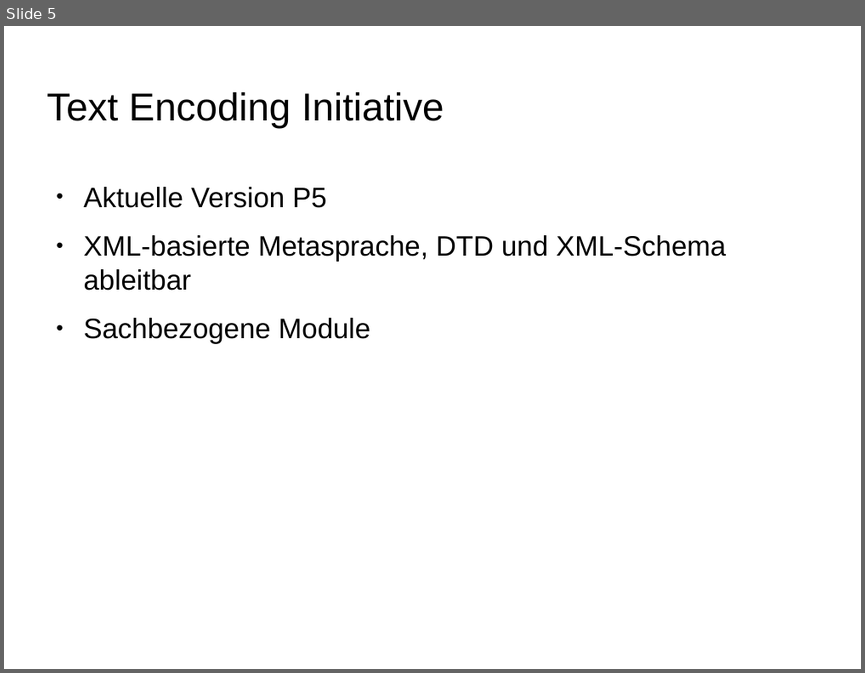
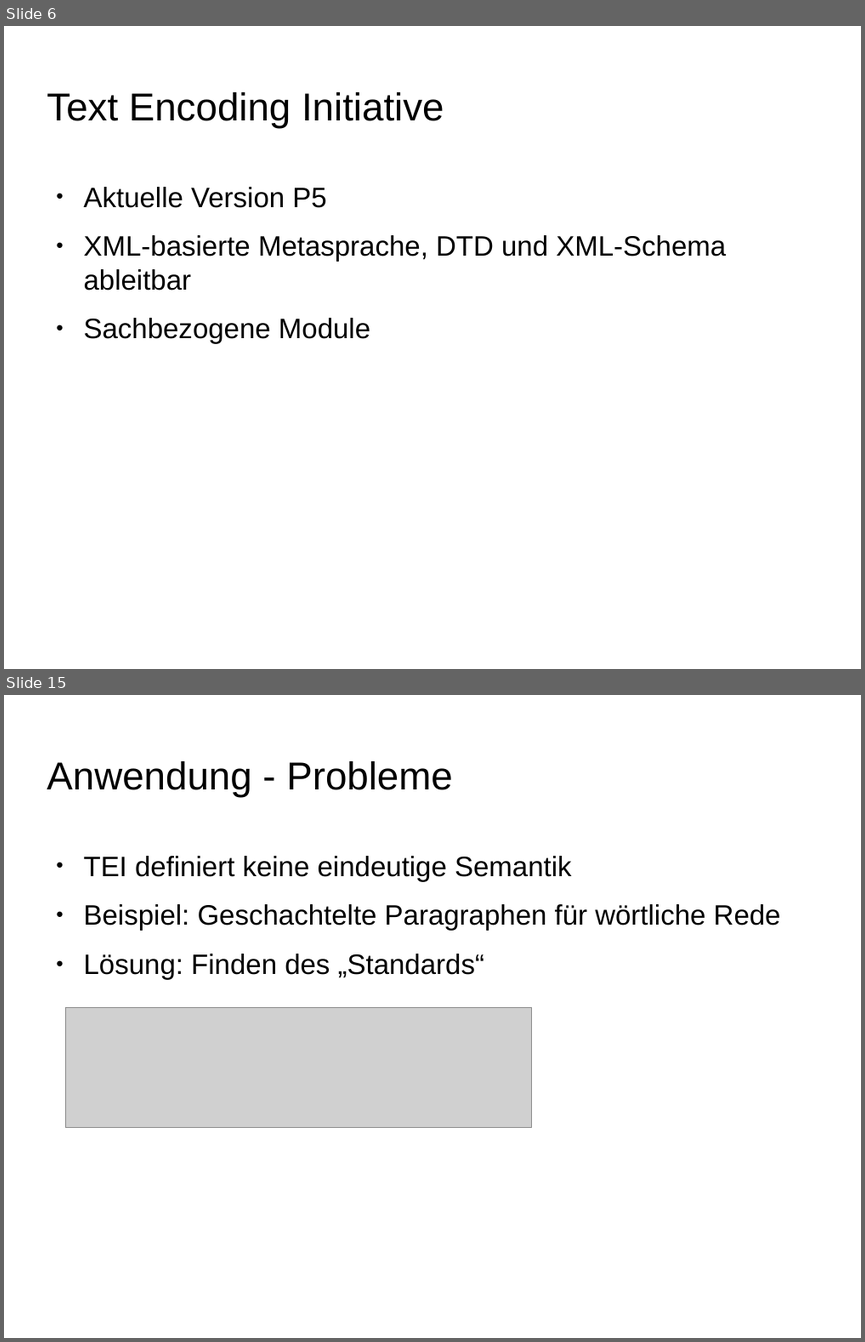
Before and after one commit to alkern/TeiRD, a slide deck: doc/präsentation.odp. Shown one above the other, each under a label of ours: slide 5 before the commit, slides 6 and 15 after it; the slides between them are not shown. The pictures are 865x673 and 865x1342 pixels, drawn with LibreOffice and Linux fonts; fonts in the diff are those of the drawing; grey boxes stand for pictures; background and template pictures are left out. Boxes give left, top, right and bottom in pixels: in the first picture for what was removed or moved away, otherwise in the second. Text is boxed around its words. In the diff, an @@ line names an element or a change of style, - is before the commit and + after.

```diff
--- a/doc/präsentation.odp
+++ b/doc/präsentation.odp
@@ slide 15 added at bbox=[4, 695, 861, 1338], background picture (left out) @@
@@ title added at bbox=[46, 761, 453, 798], 36 pt, text #000000 @@
+Anwendung - Probleme
@@ text added at bbox=[84, 856, 781, 979], 26 pt, text #000000 @@
+● TEI definiert keine eindeutige Semantik
+● Beispiel: Geschachtelte Paragraphen für wörtliche Rede
+● Lösung: Finden des „Standards“
@@ picture added at bbox=[65, 1008, 532, 1128] @@
@@ what was slide 5 is now slide 6 @@
```
Also in this commit, not shown: 7 slides changed, 13 other slides added, 5 other files.
